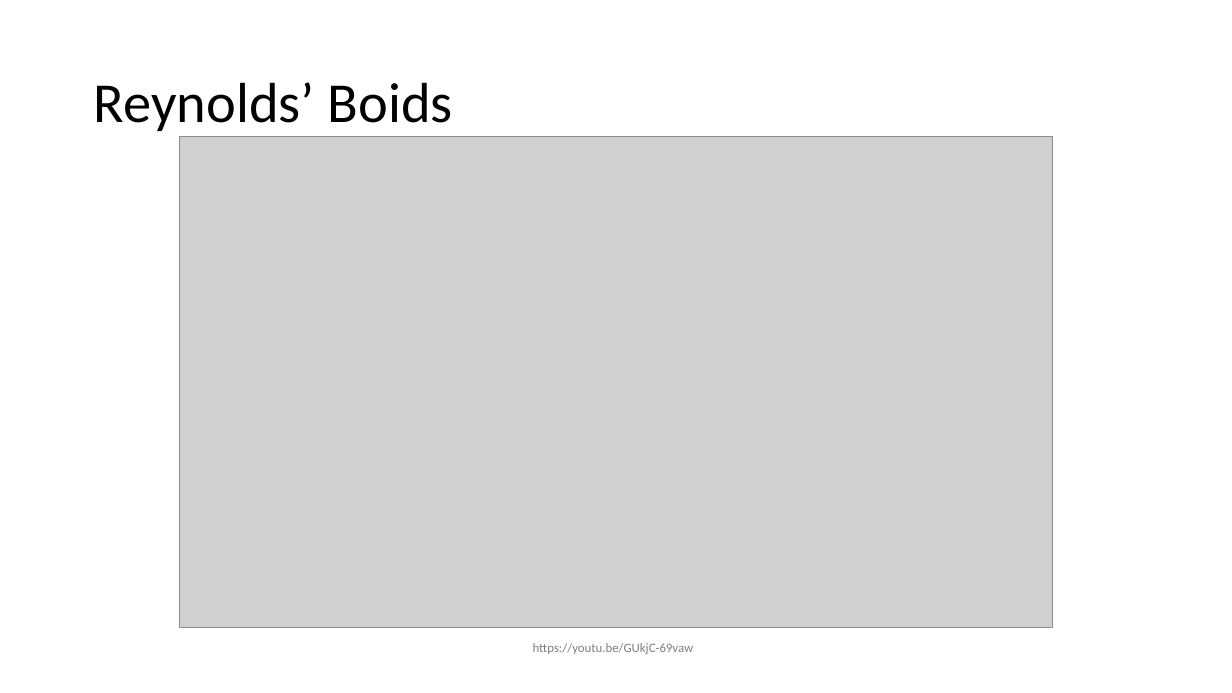
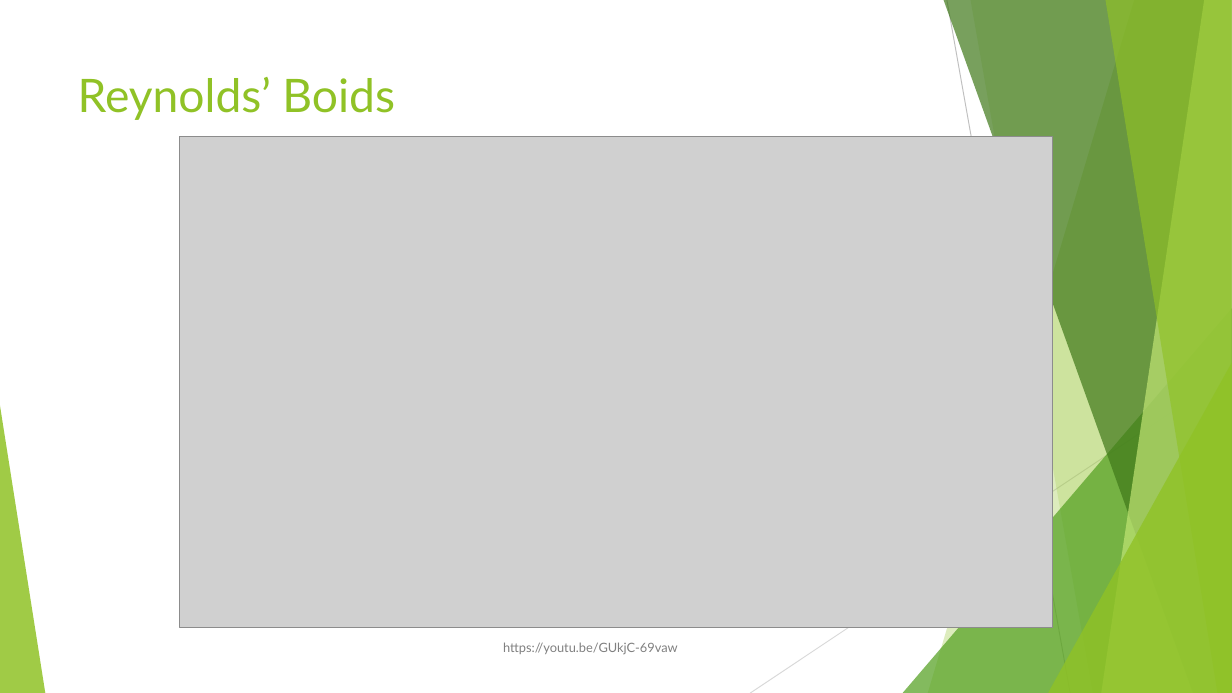
Before and after one commit to BenChurch/Fall2016, a slide deck: slide 16 of CISC879/ChapterPresentation/LectureSlidesCh8.pptx. Drawn at 1232x693 pixels with LibreOffice and Linux fonts; fonts in the diff are those of the drawing; grey boxes stand for pictures. Boxes give left, top, right and bottom in pixels: in the first picture for what was removed or moved away, otherwise in the second. Text is boxed around its words. In the diff, an @@ line names an element or a change of style, - is before the commit and + after.

```diff
--- a/CISC879/ChapterPresentation/LectureSlidesCh8.pptx
+++ b/CISC879/ChapterPresentation/LectureSlidesCh8.pptx
@@ title "Reynolds’ Boids": place and size @@
-title "Reynolds’ Boids" at (94,82,453,131)
+title "Reynolds’ Boids" at (78,77,395,120)
@@ title "Reynolds’ Boids" at (78,77,395,120): size 44 to 36 pt, font Calibri to Lato, text colour #000000 to #90C226; line spacing 0.9 to 1; vertical alignment middle to top @@
@@ group added at (0,0,1232,693): 5 freeform shapes, 3 triangles, 2 lines @@
@@ text "https://youtu.be/GUkjC-69vaw": place and size @@
-text "https://youtu.be/GUkjC-69vaw" at (533,643,694,654)
+text "https://youtu.be/GUkjC-69vaw" at (503,642,678,654)
@@ text "https://youtu.be/GUkjC-69vaw" at (503,642,678,654): font Calibri to Lato @@
```
Also in this commit, not shown: 40 other slides changed, 1 slide added, 6 slides removed, 1 other file.
